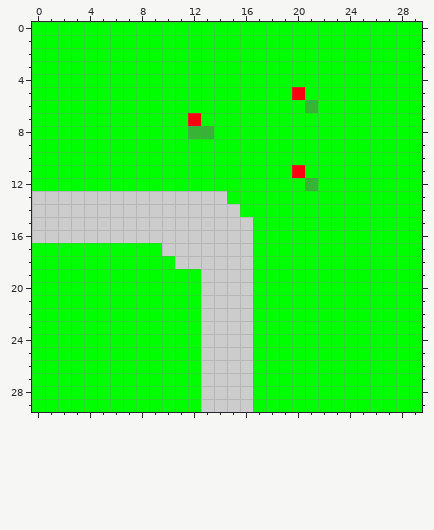
Two states of a pixel-art sprite, raylib_tests/texture_tuiles/route1.png. The first picture shows the starting point.
The file is 30x30 pixels. Colours within 5 levels of each other are drawn and written as one.
The same view after the edit:
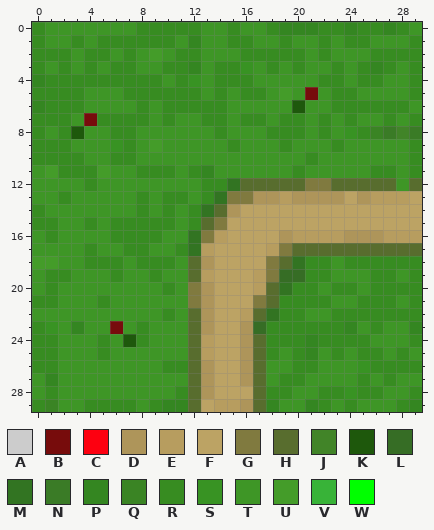
Palette (. is transparent): A #cccccc  B #770c0c  C #fd0010  D #ae955a  E #b79d5f  F #bca364  G #807a3f  H #586d2e  J #418428  K #1e580c  L #366d25  M #327422  N #3a7b26  P #348621  Q #3a8424  R #378c21  S #389323  T #3e9626  U #449c29  V #38b338  W #00ff00
The exact change:
@@ x 0..29 @@
- 0 WWWWWWWWWWWWWWWWWWWWWWWWWWWWWW
- 1 WWWWWWWWWWWWWWWWWWWWWWWWWWWWWW
- 2 WWWWWWWWWWWWWWWWWWWWWWWWWWWWWW
- 3 WWWWWWWWWWWWWWWWWWWWWWWWWWWWWW
- 4 WWWWWWWWWWWWWWWWWWWWWWWWWWWWWW
- 5 WWWWWWWWWWWWWWWWWWWWCWWWWWWWWW
- 6 WWWWWWWWWWWWWWWWWWWWWVWWWWWWWW
- 7 WWWWWWWWWWWWCWWWWWWWWWWWWWWWWW
- 8 WWWWWWWWWWWWVVWWWWWWWWWWWWWWWW
- 9 WWWWWWWWWWWWWWWWWWWWWWWWWWWWWW
-10 WWWWWWWWWWWWWWWWWWWWWWWWWWWWWW
-11 WWWWWWWWWWWWWWWWWWWWCWWWWWWWWW
-12 WWWWWWWWWWWWWWWWWWWWWVWWWWWWWW
-13 AAAAAAAAAAAAAAAWWWWWWWWWWWWWWW
-14 AAAAAAAAAAAAAAAAWWWWWWWWWWWWWW
-15 AAAAAAAAAAAAAAAAAWWWWWWWWWWWWW
-16 AAAAAAAAAAAAAAAAAWWWWWWWWWWWWW
-17 WWWWWWWWWWAAAAAAAWWWWWWWWWWWWW
-18 WWWWWWWWWWWAAAAAAWWWWWWWWWWWWW
-19 WWWWWWWWWWWWWAAAAWWWWWWWWWWWWW
-20 WWWWWWWWWWWWWAAAAWWWWWWWWWWWWW
-21 WWWWWWWWWWWWWAAAAWWWWWWWWWWWWW
-22 WWWWWWWWWWWWWAAAAWWWWWWWWWWWWW
-23 WWWWWWWWWWWWWAAAAWWWWWWWWWWWWW
-24 WWWWWWWWWWWWWAAAAWWWWWWWWWWWWW
-25 WWWWWWWWWWWWWAAAAWWWWWWWWWWWWW
-26 WWWWWWWWWWWWWAAAAWWWWWWWWWWWWW
-27 WWWWWWWWWWWWWAAAAWWWWWWWWWWWWW
-28 WWWWWWWWWWWWWAAAAWWWWWWWWWWWWW
-29 WWWWWWWWWWWWWAAAAWWWWWWWWWWWWW
+ 0 RTTTTTTTRRRRRTTRTTRPPPRRPRRPRT
+ 1 RTTRTRRRRRRTPTTRRTTRTTRTRRTTTR
+ 2 RRRTRRTRTUTRRTTTRRRRRTRTTTRRRR
+ 3 RTRTRTRRTTRRPTRRSTRTRTTRTRPRTR
+ 4 PRRRRRRRRRTRSTRRRTTTTTRRTRRTTR
+ 5 RRRRTTTRRRRRRTRTRRTUTBTRRTTTTR
+ 6 PRRRTTTTRTRRRRRTTTTTKTTRRRRRRT
+ 7 RRRTBRRRRTRTTRRTRRTRRTRTRTTRTR
+ 8 RTRKTTRRTTTTTTRTTTRRRTRTSRQNJN
+ 9 RRRTTTSRTUTTTTTRTTTRTTTRTTTTTR
+10 RRRRTTRRTTTTTTTTTTTTTRTTTTTTTR
+11 TURRRUTTRRRTRPTTTTTTRTTTTTRRTR
+12 TTTTRTTTTTTTTRRMHHHHHGGHHHHHTH
+13 TTRTTTTTRTRRTRMGGDDEDDDDFDEEEF
+14 RTTTTTTTRTRTRMHDFFFFFFFFFFFFFF
+15 RRTTRTRRRRRTRHGFFFFFFFFFFFFFFF
+16 TRTTTTRRRRTTMGEFFFFDEEEEDDDEEE
+17 TTTTRTTRRTTRMEFFFFEGHHHHHHHHHH
+18 UUTTRRRTRRRTHDFFFFGHMRRTRRRRRR
+19 TRRTTTRTTRTTHEFFFEGLLRRTTTRRTR
+20 TRTTTTTTTTRTGDFFFEHMRRTRRTRRRR
+21 RRTTTRTTTTTTGDFFFGHRRRRTTRRRTR
+22 TTTTTTTTTTRTHDFFEHMRRTTRRRRRRR
+23 RSTPTTBTRTTTHDFFDLRRRRRRPTRTTP
+24 RRTTTRTKRTTTHEFFDHRRRPRRRRTTTR
+25 RRTTTRTTTTTTHEFFDHRTRPTRTRRTRT
+26 RRTTTTTTTTRRHDFFDHTTRRTTTSRRRR
+27 TPTTTTTTTTTTHDFFDHTRRTTTTRTRTT
+28 TRTTTTTTTTTRHDFFFHRRTTRRSRRTTR
+29 RQTTRRRRTRPPHFEEDHPTTPRTRTTTRP
Pixel boxes of the changes (left, top, right, bottom) in both pictures:
changed: (32, 22, 422, 412)
